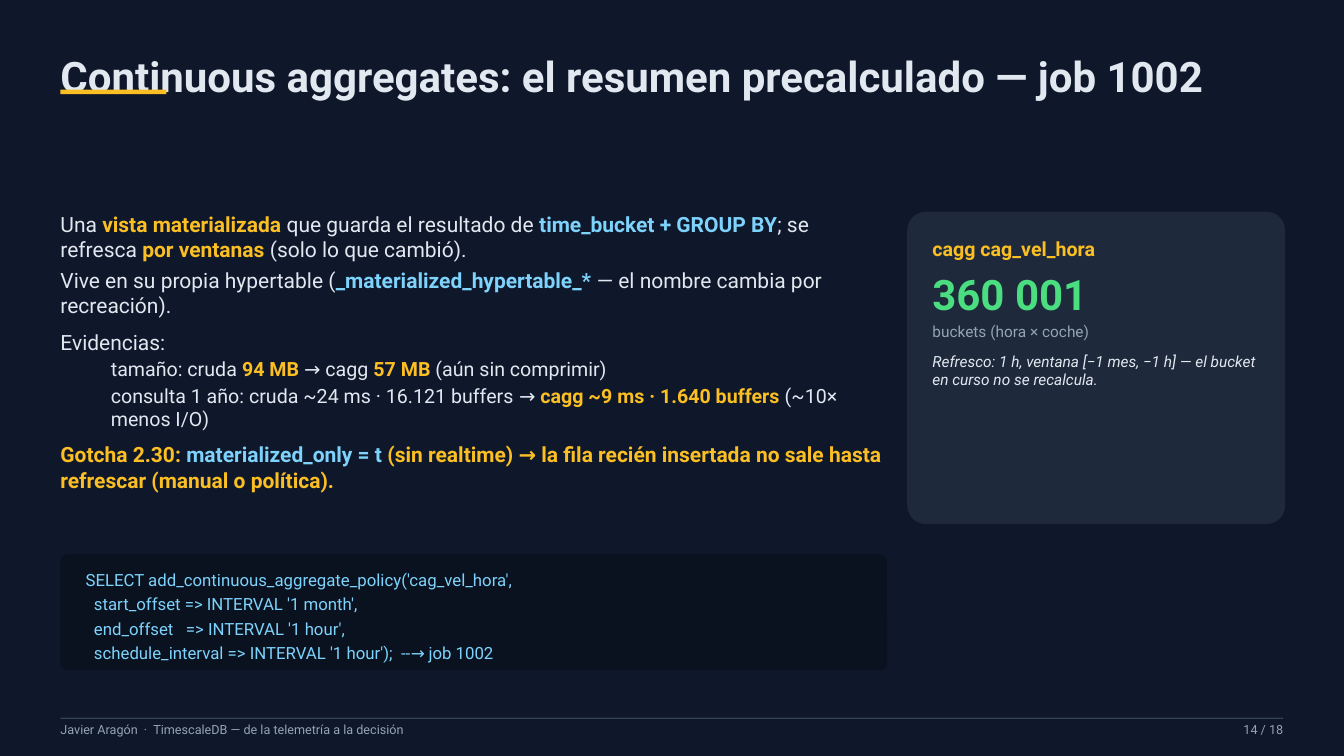
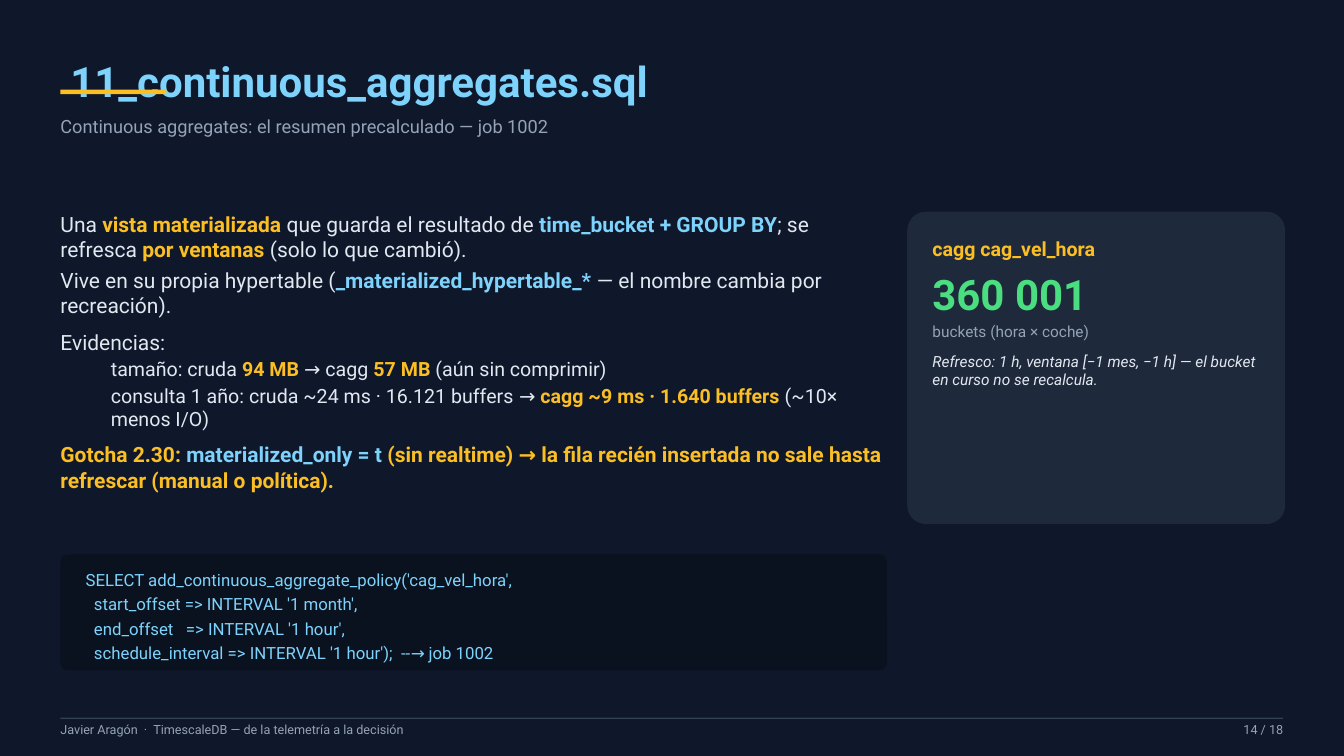
Before and after one commit to xavipuerto/autometrics-demo, a slide deck: slide 14 of presentacion/TimescaleDB-PPT-Javier.pptx. Drawn at 1344x756 pixels with LibreOffice and Linux fonts; fonts in the diff are those of the drawing. Boxes give left, top, right and bottom in pixels: in the first picture for what was removed or moved away, otherwise in the second. Text is boxed around its words. In the diff, an @@ line names an element or a change of style, - is before the commit and + after.

```diff
--- a/presentacion/TimescaleDB-PPT-Javier.pptx
+++ b/presentacion/TimescaleDB-PPT-Javier.pptx
@@ text added at <box>70,65,647,106</box>, 30 pt, text #7DD3FC, bold @@
+11_continuous_aggregates.sql
@@ text "Continuous aggregates: el resumen precalculado ...": place and size @@
-text "Continuous aggregates: el resumen precalculado ..." at <box>60,60,1203,101</box>
+text "Continuous aggregates: el resumen precalculado ..." at <box>60,119,548,137</box>
@@ text "Continuous aggregates: el resumen precalculado ..." at <box>60,119,548,137</box>: size 30 to 13 pt, text colour #E2E8F0 to #94A3B8, bold off @@
```
Also in this commit, not shown: 15 other slides changed, 1 other file.
